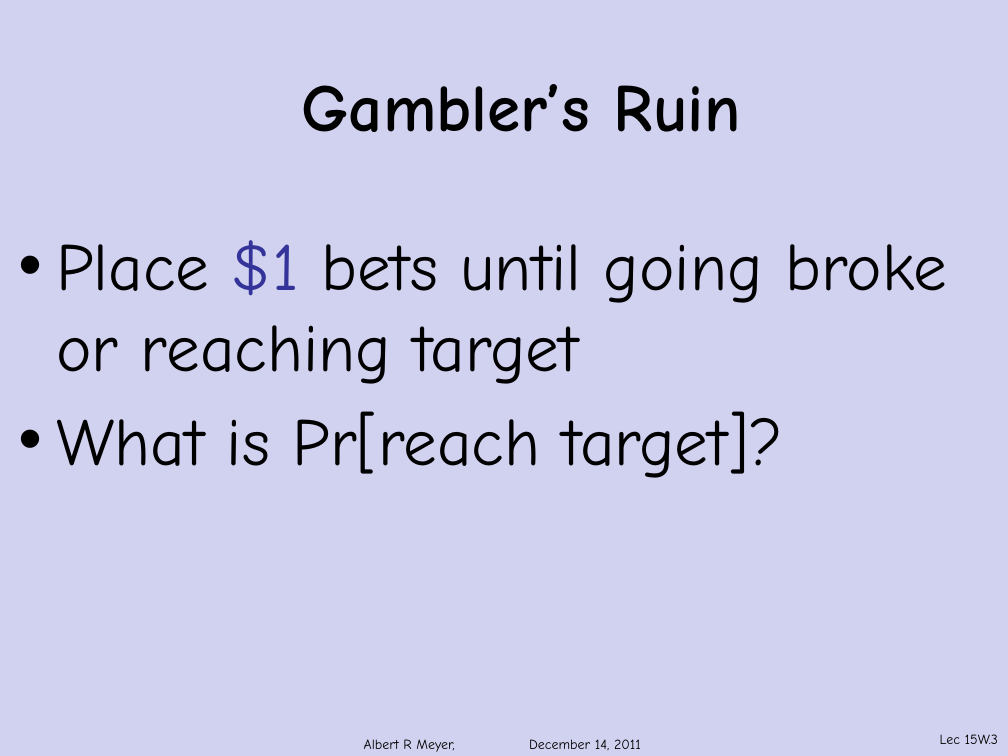
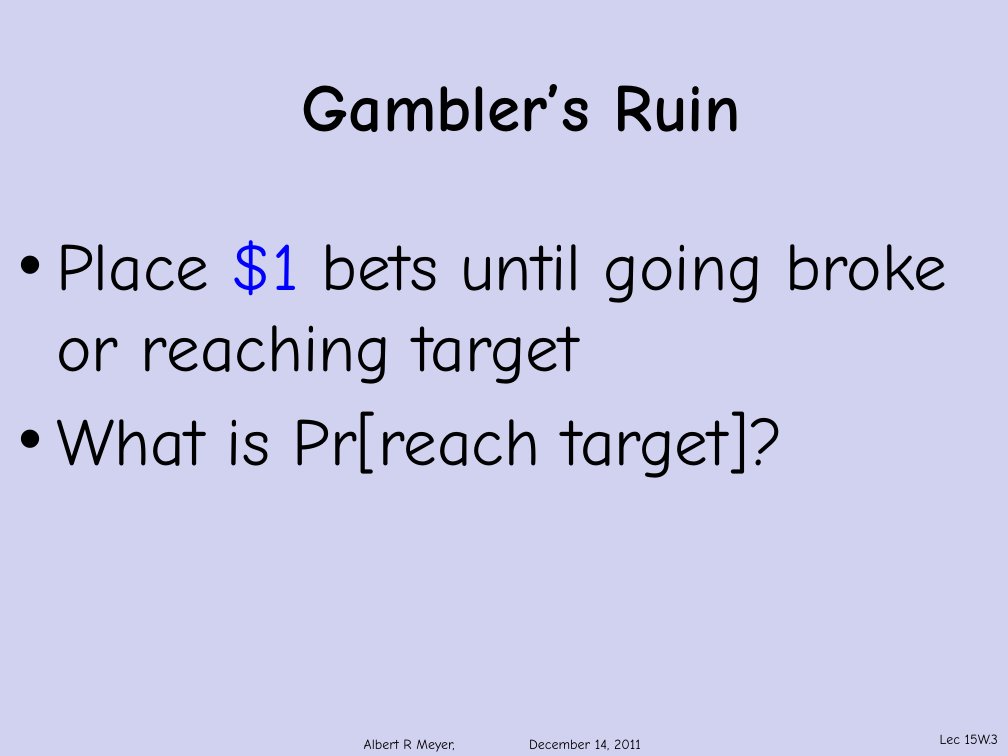
Before and after one commit to armeyer/mcs_web, a slide deck: slide 3 of fall11/slidesF11/slides15w.pptx. Drawn at 1008x756 pixels with LibreOffice and Linux fonts; fonts in the diff are those of the drawing; background and template pictures are left out. Boxes give left, top, right and bottom in pixels: in the first picture for what was removed or moved away, otherwise in the second. Text is boxed around its words. In the diff, an @@ line names an element or a change of style, - is before the commit and + after.

```diff
--- a/fall11/slidesF11/slides15w.pptx
+++ b/fall11/slidesF11/slides15w.pptx
@@ text at <box>56,240,947,384</box>: text colour #333399 to #0000FF in "$1" @@
```
Also in this commit, not shown: 19 other slides changed, 6 slides added, 1 other file.
